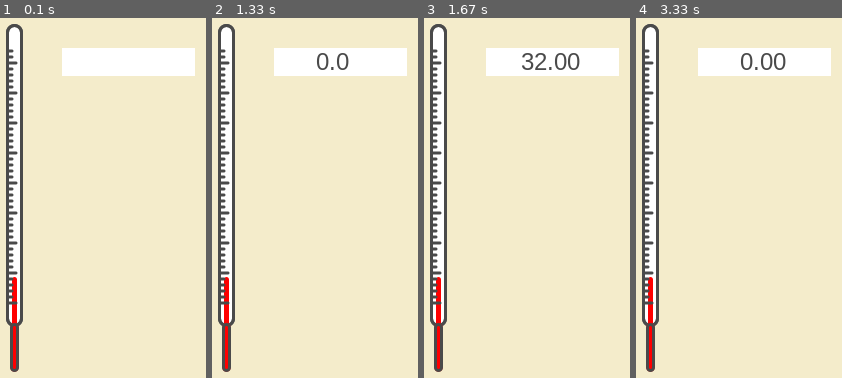
Above: before the commit, frames 1-4 (left to right).
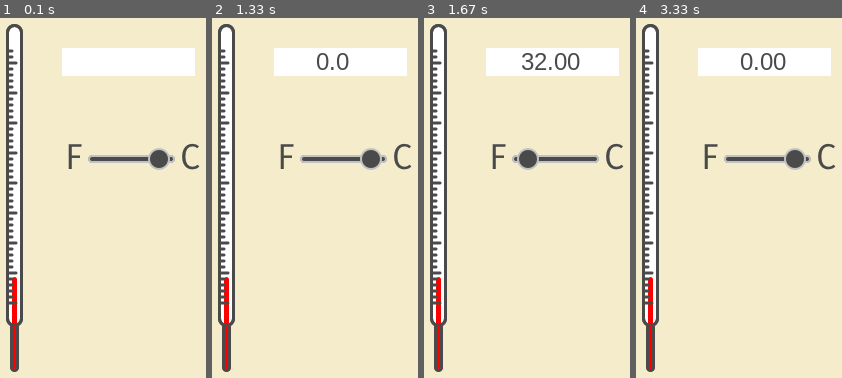
Above: after the commit, the same moments.

Repository: moisescantero/termometroPygame
Game: pygame game, started from main_prueba.py
The game is run twice, just before and just after one commit, with the same random seed, the same clock (stepped at 60 frames per second) and the same inputs.
Inputs (mouse positions are in pixels of both pictures, inside the frame that each line leads up to):
- Up to frame 1 (0.1 s): no input
- Up to frame 2 (1.33 s): click (312, 198) at 0.38 s; click (315, 226) at 0.72 s; hold Backspace from 1 s (still down)
- Up to frame 3 (1.67 s): release Backspace at 1.47 s; click (outside the picture) at 1.55 s
- Up to frame 4 (3.33 s): click (743, 57) at 1.88 s; click (722, 306) at 2.22 s; click (726, 126) at 2.55 s; click (695, 111) at 2.88 s; click (813, 162) at 3.22 s

The runs differ from the first frame. In frame 1, 1.6% of the frame differs, in the area x 33-97%, y 34-43%; in frame 2, 1.6%; in frame 3, 1.6%; in frame 4, 1.6%.

Commit message:
termometroPygame

Diff:
--- a/main.py
+++ b/main.py
@@ -1,6 +1,148 @@
-"""termometro con pygame"""
 import pygame, sys
 from pygame.locals import *
+
+class Termometro():
+    def __init__(self):#inicializo objeto termometro
+        self.custome = pygame.image.load("images/termo1.png")#cargo imagen
+
+    def convertir(self,grados,toUnidad):#método convertir del objeto termometro
+        resultado = 0
+        if toUnidad == "F":
+            resultado = grados * 9/5 + 32
+        elif toUnidad == "C":
+            resultado = (grados - 32) * 5/9
+        else:
+            resultado = grados
+        return "{:10.2f}".format(resultado)
+
+
+
+class Selector():
+    __tipoUnidad = None
+
+    def __init__(self, unidad="C"):
+        self.__customes = []
+        self.__customes.append(pygame.image.load("images/posiF.png"))
+        self.__customes.append(pygame.image.load("images/posiC.png"))
+
+        self.__tipoUnidad = unidad
+
+    def custome(self):#getter u obtenedor de selector
+        if self.__tipoUnidad == "F":
+            return self.__customes[0]
+        else:
+            return self.__customes[1]
+
+    def unidad(self):#getter de unidad
+        return self.__tipoUnidad
+
+
+    def change(self):#método cambio de selector de grados
+       if self.__tipoUnidad == "F":
+            self.__tipoUnidad = "C"
+       else:
+            self.__tipoUnidad = "F"
+
+
+
+
+class NumberInput():
+    __value = 0
+    __strValue = ""
+    __position = [0,0]
+    __size = [0,0]
+    __pointsCount = 0
+    def __init__(self, value=0):
+        self.__font = pygame.font.SysFont("Arial",24)
+        self.value(value)
+
+    def on_event(self, event):
+        if event.type == KEYDOWN:
+            if event.unicode.isdigit() and len(self.__strValue) < 10 or (event.unicode == '.' and self.__pointsCount == 0):
+                self.__strValue += event.unicode
+                self.value(self.__strValue)
+                if event.unicode ==".":
+                    self.__pointsCount += 1
+            elif event.key == K_BACKSPACE:
+                self.__strValue = self.__strValue[:-1]
+                self.value(self.__strValue)
+
+
+    def render(self):
+        textBlock = self.__font.render(self.__strValue, True, (74,74,74))#creo rectángulo blanco para introducir Tª
+        rect = textBlock.get_rect()#guardo en variable solo el rectángulo de textBlock
+        rect.left = self.__position[0]#guardo en variable posición izquierda del rectángulo
+        rect.top = self.__position[1]#guardo en variable posición arriba del rectángulo
+        rect.size = self.__size#guardo en variable tamaño del rectángulo
+        """
+        return {
+                "fondo": rect
+                "texto": textBlock
+            }
+        """
+        return (rect, textBlock)
+
+    def value(self, val=None):
+        if val==None:
+            return self.__value
+        else:
+            val = str(val)
+            print(val, "Grados")
+            try:
+                self.__value = float(val)
+                self.__strValue = val
+                if '.' in self.__strValue:
+                    self.__pointsCount = 1
+                else:
+                    self.__pointsCount = 0
+            except:
+                pass
+
+
+
+
+    def size(self, val=None):
+        if val == None:
+            return self.__size
+        else:
+            try:
+                self.__size = [int(val[0]), int(val[1])]
+            except:
+                pass
+
+
+    def posX(self, val=None):#getter de width para size
+        if val == None:
+            return self.__position[0]
+        else:
+            try:
+                self.__position[0] = int(val)
+            except:
+                pass#si el valor no es adecuado pasa de él
+
+    def posY(self, val=None):#getter de width para size
+        if val == None:
+            return self.__position[1]
+        else:
+            try:
+                self.__position[1] = int(val)
+            except:
+                pass#si el valor no es adecuado pasa de él
+
+    def pos(self, val=None):
+        if val == None:
+            return self.__position
+        else:
+            try:
+                w = int(val[0])
+                h = int(val[1])
+                self.__position = [int(val[0]), int(val[1])]
+            except:
+                pass#si el valor no es adecuado pasa de él
+
+
+
+
 
 class mainApp():
     termometro = None
@@ -8,9 +150,15 @@
     selector = None
 
     def __init__(self):
-        self.__screen = pygame.display.set_mode((290,415))#iniciamos pantalla dando tamaño
-        pygame.display.set_caption("Termómetro")#nombre para la pantalla
-        self.__screen.fill((244,236,203))#doy color al fondo de la pantalla
+        self.__screen = pygame.display.set_mode((290, 415))#creo una pantalla de tamaño dado
+        pygame.display.set_caption("Termómetro")#doy nombre a la pantalla
+
+        self.termometro = Termometro()#guardo en variable llamada a función termómetro
+        self.entrada = NumberInput("")#guardo en variable llamada a función entrada de Tª
+        self.entrada.pos((106, 58))#doy posición para rectángulo de entrada de datos
+        self.entrada.size((133, 28))#doy tamaño al rectángulo para entrada de datos
+
+        self.selector = Selector()#llamo a objeto selector de grados
 
     def __on_close(self):
         pygame.quit()
@@ -19,43 +167,33 @@
     def start(self):
         while True:
             for event in pygame.event.get():
-                if event.type == QUIT:#si el tipo de evento es igual a quitar pygame
+                if event.type == QUIT:
                     self.__on_close()
-                self.entrada.on_event(event)
 
-                if event.type == pygame.MOUSEBUTTONDOWN:
-                    self.selector.change()
-                    grados = self.entrada.value()
+                self.entrada.on_event(event)#me pasas los eventos a método on_event de class numberInput
+                if event.type == pygame.MOUSEBUTTONDOWN:#si pulso botón ratón
+                    self.selector.change()#llamo a change de selector
+                    grados = self.entrada.value()#llamo a getter de grados
                     nuevaUnidad = self.selector.unidad()
-                    temperatura = self.termometro.convertir(grados, nuevaUnidad)
+                    temperatura = self.termometro.convertir(grados,nuevaUnidad)
                     self.entrada.value(temperatura)
 
-            #Pintamos el fondo de pantalla
-            self.__screen.fill((244, 236, 203))
+            #pinto el fondo de pantalla
+            self.__screen.fill((244,236,203))#pinto fondo de la pantalla
 
-            #Pintamos el termómetro en su posición
-            self.__screen.blit(self.termometro.custome, (50, 34))
+            #pinto termómetro en su posición
+            self.__screen.blit(self.termometro.custome,(50,34))
+            #pinto el cuadro de texto
+            text = self.entrada.render()#obtengo rectangulo y texto
+            pygame.draw.rect(self.__screen, (255,255,255), text[0])#creo el rectangulo
+            self.__screen.blit(text[1], self.entrada.pos()) #Pintamos la foto del texto (text[1])
 
-            #Pintamos el cuadro de texto
-            text = self.entrada.render() # Obtenememos rectánculo blanco y foto de texto y lo asignamos a text
-            pygame.draw.rect(self.__screen, (255, 255, 255), text[0]) #creamos el rectángulo blanco con sus datos (posición y tamaño) text[0]
-            self.__screen.blit(text[1], self.entrada.pos()) #Pintamos la foto del texto (text[1])
-            '''
-            #Pintamos el selector
+            #pintamos el selector de grados
             self.__screen.blit(self.selector.custome(), (112,153))
-            '''
-            pygame.display.flip()
-
 
             pygame.display.flip()
 
-
-
-
-
-
-
-if __name__ == "__main__":
-    pygame.init()
-    app = mainApp
-    app.start(None)
+if __name__ == '__main__':
+    pygame.font.init()
+    app = mainApp()
+    app.start()
--- a/termoGithubRamon.py
+++ b/main_prueba.py
@@ -2,19 +2,19 @@
 from pygame.locals import *
 
 class Termometro():
-    def __init__(self):
-        self.custome = pygame.image.load("images/termo1.png")
+    def __init__(self):#inicializo objeto termometro
+        self.custome = pygame.image.load("images/termo1.png")#cargo imagen
 
-    def convertir(self, grados, toUnidad):
+    def convertir(self,grados,toUnidad):#método convertir del objeto termometro
         resultado = 0
-        if toUnidad == 'F':
+        if toUnidad == "F":
             resultado = grados * 9/5 + 32
-        elif toUnidad == 'C':
+        elif toUnidad == "C":
             resultado = (grados - 32) * 5/9
         else:
             resultado = grados
+        return "{:10.2f}".format(resultado)
 
-        return "{:10.2f}".format(resultado)
 
 
 class Selector():
@@ -27,22 +27,21 @@
 
         self.__tipoUnidad = unidad
 
-    def custome(self):
-        if self.__tipoUnidad == 'F':
+    def custome(self):#getter u obtenedor de selector
+        if self.__tipoUnidad == "F":
             return self.__customes[0]
         else:
             return self.__customes[1]
 
-
-    def change(self):
-        if self.__tipoUnidad == 'F':
-            self.__tipoUnidad = 'C'
-        else:
-            self.__tipoUnidad = 'F'
-
-    def unidad(self):
+    def unidad(self):#getter de unidad
         return self.__tipoUnidad
 
+
+    def change(self):#método cambio de selector de grados
+       if self.__tipoUnidad == "F":
+            self.__tipoUnidad = "C"
+       else:
+            self.__tipoUnidad = "F"
 
 
 
@@ -50,60 +49,45 @@
 class NumberInput():
     __value = 0
     __strValue = ""
-    __position = [0, 0]
+    __position = [0,0]
     __size = [0,0]
     __pointsCount = 0
-
     def __init__(self, value=0):
-        self.__font = pygame.font.SysFont("Arial", 24)
+        self.__font = pygame.font.SysFont("Arial",24)
         self.value(value)
-
-        '''
-        try:
-            self.__value = int(value)
-            self.__strValue = str(value)
-        except:
-            pass
-        '''
 
     def on_event(self, event):
         if event.type == KEYDOWN:
             if event.unicode.isdigit() and len(self.__strValue) < 10 or (event.unicode == '.' and self.__pointsCount == 0):
                 self.__strValue += event.unicode
                 self.value(self.__strValue)
-                if event.unicode == '.':
+                if event.unicode ==".":
                     self.__pointsCount += 1
             elif event.key == K_BACKSPACE:
-                if self.__strValue[-1] == '.':
-                    self.__pointsCount -= 1
                 self.__strValue = self.__strValue[:-1]
                 self.value(self.__strValue)
 
 
-
     def render(self):
-        textBlock = self.__font.render(self.__strValue, True, (74, 74, 74))
-        rect = textBlock.get_rect()
-        rect.left = self.__position[0]
-        rect.top = self.__position[1]
-        rect.size = self.__size
-
-        '''
+        textBlock = self.__font.render(self.__strValue, True, (74,74,74))#creo rectángulo blanco para introducir Tª
+        rect = textBlock.get_rect()#guardo en variable solo el rectángulo de textBlock
+        rect.left = self.__position[0]#guardo en variable posición izquierda del rectángulo
+        rect.top = self.__position[1]#guardo en variable posición arriba del rectángulo
+        rect.size = self.__size#guardo en variable tamaño del rectángulo
+        """
         return {
-                "fondo": rect,
+                "fondo": rect
                 "texto": textBlock
             }
-        '''
+        """
         return (rect, textBlock)
 
-
     def value(self, val=None):
-
         if val==None:
             return self.__value
         else:
             val = str(val)
-            print(val, "cadena")
+            print(val, "Grados")
             try:
                 self.__value = float(val)
                 self.__strValue = val
@@ -114,23 +98,8 @@
             except:
                 pass
 
-    def width(self, val=None):
-        if val == None:
-            return self.__size[0]
-        else:
-            try:
-                self.__size[0] = int(val)
-            except:
-                pass
 
-    def height(self, val=None):
-        if val == None:
-            return self.__size[1]
-        else:
-            try:
-                self.__size[1] = int(val)
-            except:
-                pass
+
 
     def size(self, val=None):
         if val == None:
@@ -141,32 +110,39 @@
             except:
                 pass
 
-    def posX(self, val=None):
+
+    def posX(self, val=None):#getter de width para size
         if val == None:
             return self.__position[0]
         else:
             try:
                 self.__position[0] = int(val)
             except:
-                pass
+                pass#si el valor no es adecuado pasa de él
 
-    def posY(self, val=None):
+    def posY(self, val=None):#getter de width para size
         if val == None:
             return self.__position[1]
         else:
             try:
                 self.__position[1] = int(val)
             except:
-                pass
+                pass#si el valor no es adecuado pasa de él
 
     def pos(self, val=None):
         if val == None:
             return self.__position
         else:
             try:
+                w = int(val[0])
+                h = int(val[1])
                 self.__position = [int(val[0]), int(val[1])]
             except:
-                pass
+                pass#si el valor no es adecuado pasa de él
+
+
+
+
 
 class mainApp():
     termometro = None
@@ -174,17 +150,15 @@
     selector = None
 
     def __init__(self):
-        self.__screen = pygame.display.set_mode((290, 415))
-        pygame.display.set_caption("Termómetro")
+        self.__screen = pygame.display.set_mode((290, 415))#creo una pantalla de tamaño dado
+        pygame.display.set_caption("Termómetro")#doy nombre a la pantalla
 
+        self.termometro = Termometro()#guardo en variable llamada a función termómetro
+        self.entrada = NumberInput("")#guardo en variable llamada a función entrada de Tª
+        self.entrada.pos((106, 58))#doy posición para rectángulo de entrada de datos
+        self.entrada.size((133, 28))#doy tamaño al rectángulo para entrada de datos
 
-        self.termometro = Termometro()
-        self.entrada = NumberInput("Monchu")
-        self.entrada.pos((106, 58))
-        self.entrada.size((133, 28))
-
-        self.selector = Selector()
-
+        self.selector = Selector()#llamo a objeto selector de grados
 
     def __on_close(self):
         pygame.quit()
@@ -196,29 +170,27 @@
                 if event.type == QUIT:
                     self.__on_close()
 
-                self.entrada.on_event(event)
-
-                if event.type == pygame.MOUSEBUTTONDOWN:
-                    self.selector.change()
-                    grados = self.entrada.value()
+                self.entrada.on_event(event)#me pasas los eventos a método on_event de class numberInput
+                if event.type == pygame.MOUSEBUTTONDOWN:#si pulso botón ratón
+                    self.selector.change()#llamo a change de selector
+                    grados = self.entrada.value()#llamo a getter de grados
                     nuevaUnidad = self.selector.unidad()
-                    temperatura = self.termometro.convertir(grados, nuevaUnidad)
+                    temperatura = self.termometro.convertir(grados,nuevaUnidad)
                     self.entrada.value(temperatura)
 
-            #Pintamos el fondo de pantalla
-            self.__screen.fill((244, 236, 203))
+            #pinto el fondo de pantalla
+            self.__screen.fill((244,236,203))#pinto fondo de la pantalla
 
-            #Pintamos el termómetro en su posición
-            self.__screen.blit(self.termometro.custome, (50, 34))
+            #pinto termómetro en su posición
+            self.__screen.blit(self.termometro.custome,(50,34))
+            #pinto el cuadro de texto
+            text = self.entrada.render()#obtengo rectangulo y texto
+            pygame.draw.rect(self.__screen, (255,255,255), text[0])#creo el rectangulo
+            self.__screen.blit(text[1], self.entrada.pos()) #Pintamos la foto del texto (text[1])
 
-            #Pintamos el cuadro de texto
-            text = self.entrada.render() # Obtenememos rectánculo blanco y foto de texto y lo asignamos a text
-            pygame.draw.rect(self.__screen, (255, 255, 255), text[0]) #creamos el rectángulo blanco con sus datos (posición y tamaño) text[0]
-            self.__screen.blit(text[1], self.entrada.pos()) #Pintamos la foto del texto (text[1])
-            '''
-            #Pintamos el selector
+            #pintamos el selector de grados
             self.__screen.blit(self.selector.custome(), (112,153))
-            '''
+
             pygame.display.flip()
 
 if __name__ == '__main__':
